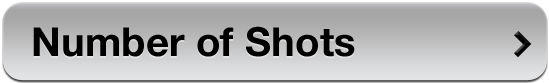
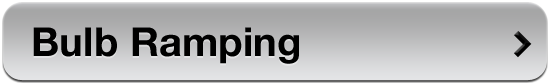
Revision of a layered 549 x 83 image; what changed, layer by layer:
painted on "Label" over [39, 26, 355, 64]
